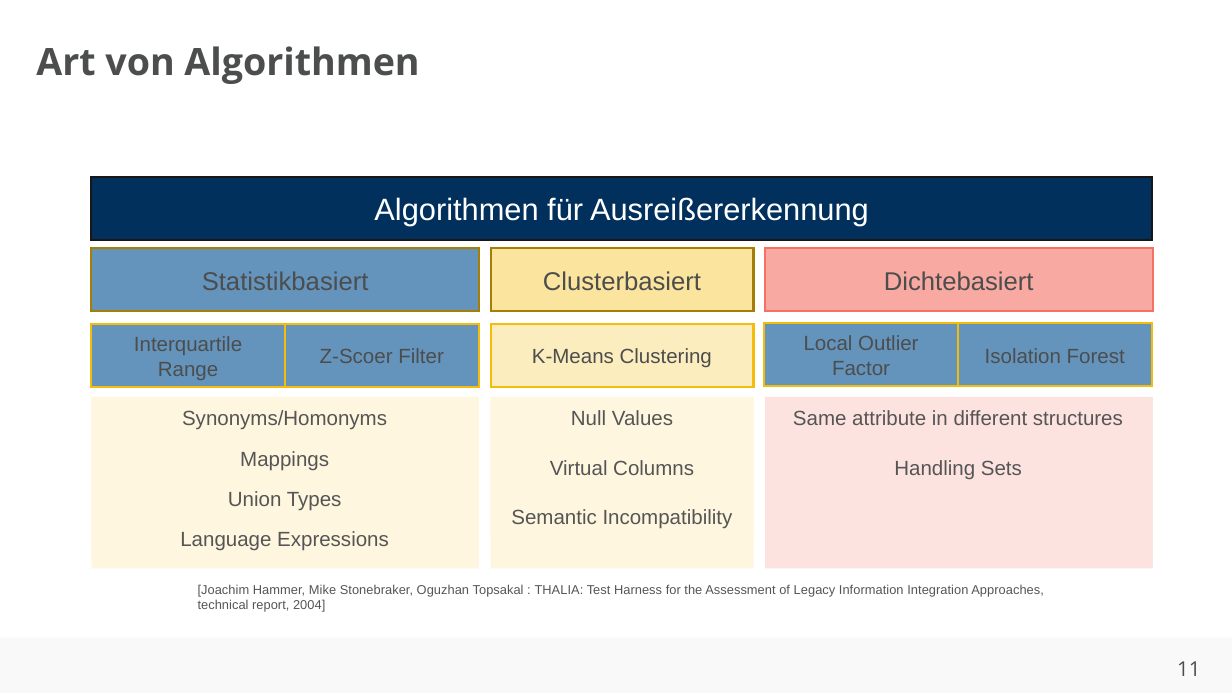
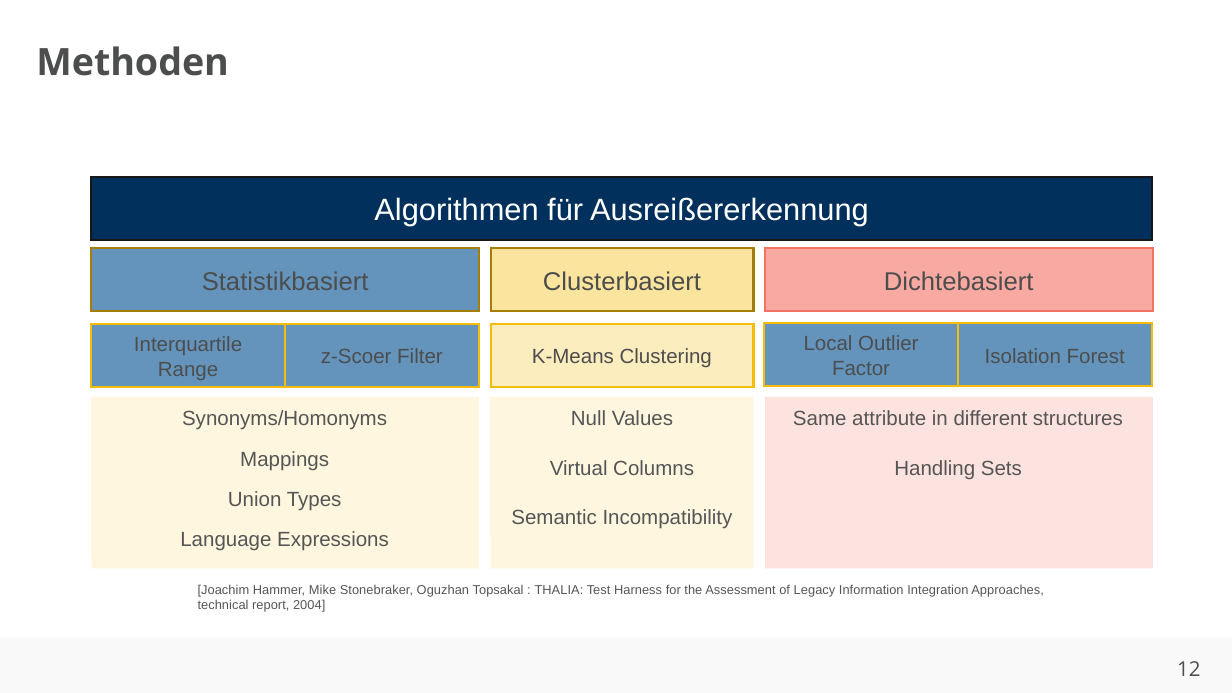
Before and after one commit to ahndavin/Abschlussarbeit_Bachelor, a slide deck: slide 12 of Kolloquium/Kolloquium.pptx (slide 11 before the commit). Drawn at 1232x693 pixels with LibreOffice and Linux fonts; fonts in the diff are those of the drawing; background and template pictures are left out. Boxes give left, top, right and bottom in pixels: in the first picture for what was removed or moved away, otherwise in the second. Text is boxed around its words. In the diff, an @@ line names an element or a change of style, - is before the commit and + after.

```diff
--- a/Kolloquium/Kolloquium.pptx
+++ b/Kolloquium/Kolloquium.pptx
@@ title at (x1=36, y1=46, x2=229, y2=76): text changed @@
-Art von Algorithmen
+Methoden
@@ text in rectangle at (x1=321, y1=348, x2=443, y2=363): text changed @@
-Z-Scoer Filter
+z-Scoer Filter
@@ page number at (x1=1177, y1=661, x2=1200, y2=676): text changed @@
-11
+12
```
Also in this commit, not shown: 9 other slides changed, 4 slides added, 3 slides removed, 2 other files.
